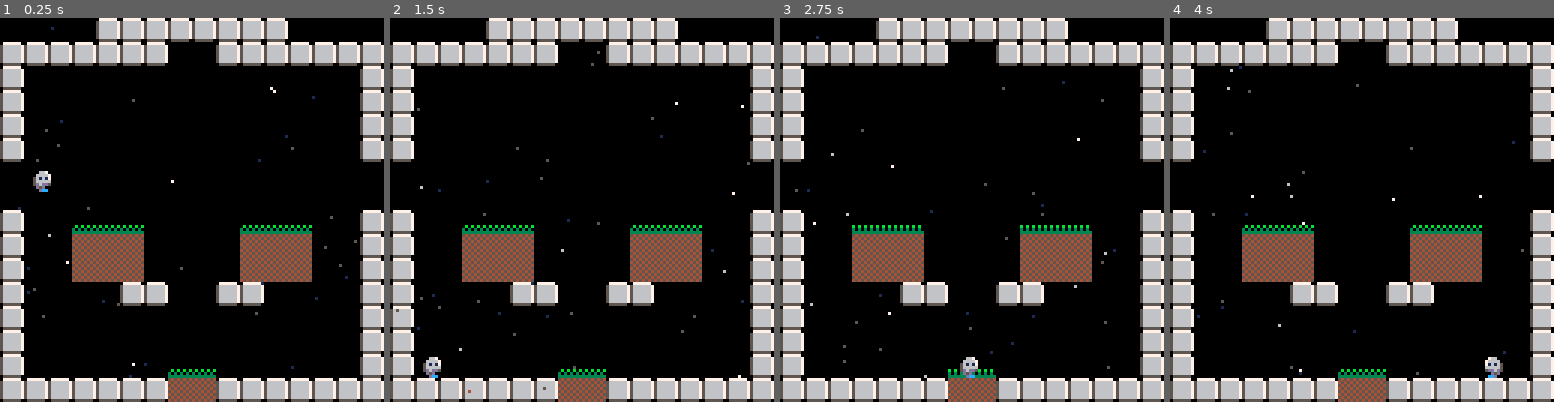
Above: before the commit, frames 1-4 (left to right).
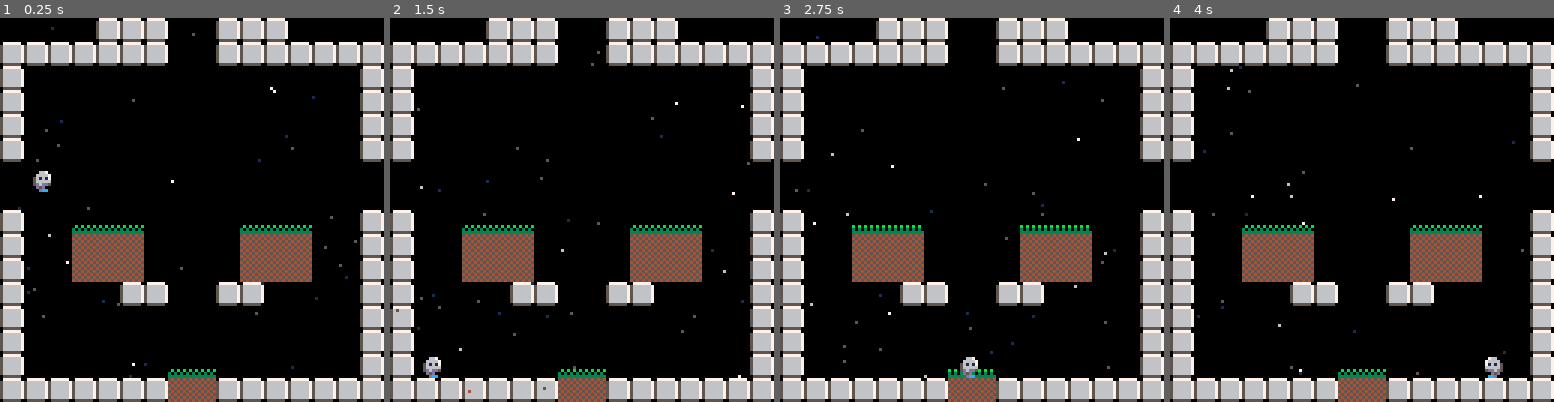
Above: after the commit, the same moments.

Repository: lkingsford/pico8-projects
Game: PICO-8 cartridge plat1.p8
The game is run twice, just before and just after one commit, with the same random seed, the same clock (stepped at 60 frames per second) and the same inputs.
Inputs:
- Up to frame 1 (0.25 s): no input
- Up to frame 2 (1.5 s): tap X (X key) at 0.33, 1.07 s; tap O (Z key) at 0.7 s
- Up to frame 3 (2.75 s): hold Right 1.6-2.1 s; tap O (Z key) at 1.7, 2.1, 2.5 s; tap X (X key) at 1.85 s; hold Up 2.15-2.42 s; hold Right from 2.47 s (still down)
- Up to frame 4 (4 s): tap O (Z key) at 2.9, 3.3, 3.7 s; tap X (X key) at 2.97 s; release Right at 3.03 s; hold Left 3.08-3.58 s; hold Down 3.63-3.97 s

The runs differ from the first frame. In frame 1, 0.7% of the frame differs, in the area x 43-57%, y 0-7%; in frame 2, 0.7%; in frame 3, 0.7%; in frame 4, 0.7%.

Commit message:
Block on wraparound when blocked

Diff:
--- a/plat1.p8
+++ b/plat1.p8
@@ -28,10 +28,10 @@
 		local h = a.h or 1
 		spr(a.sprite, a.x, a.y,w,h,a.flip)
 		-- Draw raparound
-		if (a.x > 126) then
+		if (a.x > 120) then
 			spr(a.sprite, a.x - 127, a.y,w,h,a.flip)
 		end
-		if (a.y > 126) then
+		if (a.y > 120) then
 			spr(a.sprite, a.x, a.y - 127,w,h,a.flip)
 		end
 		a.colx = false
@@ -202,15 +202,17 @@
 	local collide = false
 	w = w or 8
 	h = h or 8
+	x = x % 128
+	y = y % 128
 
  	for i = x, x+w, w do
-		if fget(mget(i/8,y/8),0) or fget(mget(i/8,(y+h)/8),0) then
+		if fget(mget(i/8,y/8),0) or fget(mget(i/8,(y+h)%128/8),0) then
 			collide = true
 		end
 	end
 
 	for i = y, y+h, h do
-		if fget(mget(x/8,i/8),0) or fget(mget((x+w)/8,i/8),0) then
+		if fget(mget(x/8,i/8),0) or fget(mget((x+w)%128/8,i/8),0) then
 			collide = true
 		end
 	end
@@ -443,7 +445,7 @@
 0001010100000000010380800000000000010101000000000000000000000000000000000000000000000000000000000000000000000000000000000000000000000000000000000000000000000000000000000000000000000000000000000000000000000000000000000000000000000000000000000000000000000000
 0000000000000000000000000000000000000000000000000000000000000000000000000000000000000000000000000000000000000000000000000000000000000000000000000000000000000000000000000000000000000000000000000000000000000000000000000000000000000000000000000000000000000000
 __map__
-0000000008080808080808080000000000000000000000000000000000000000000000000000000000000000000000000000000000000000000000000000000000000000000000000000000000000000000000000000000000000000000000000000000000000000000000000000000000000000000000000000000000000000
+0000000008080800000808080000000000000000000000000000000000000000000000000000000000000000000000000000000000000000000000000000000000000000000000000000000000000000000000000000000000000000000000000000000000000000000000000000000000000000000000000000000000000000
 0808080808080800000808080808080800000000000000000000000000000000000000000000000000000000000000000000000000000000000000000000000000000000000000000000000000000000000000000000000000000000000000000000000000000000000000000000000000000000000000000000000000000000
 0800000707070707070707070707070800000000000000000000000000000000000000000000000000000000000000000000000000000000000000000000000000000000000000000000000000000000000000000000000000000000000000000000000000000000000000000000000000000000000000000000000000000000
 0800000000000000000000000000000800000000000000000000000000000000000000000000000000000000000000000000000000000000000000000000000000000000000000000000000000000000000000000000000000000000000000000000000000000000000000000000000000000000000000000000000000000000
